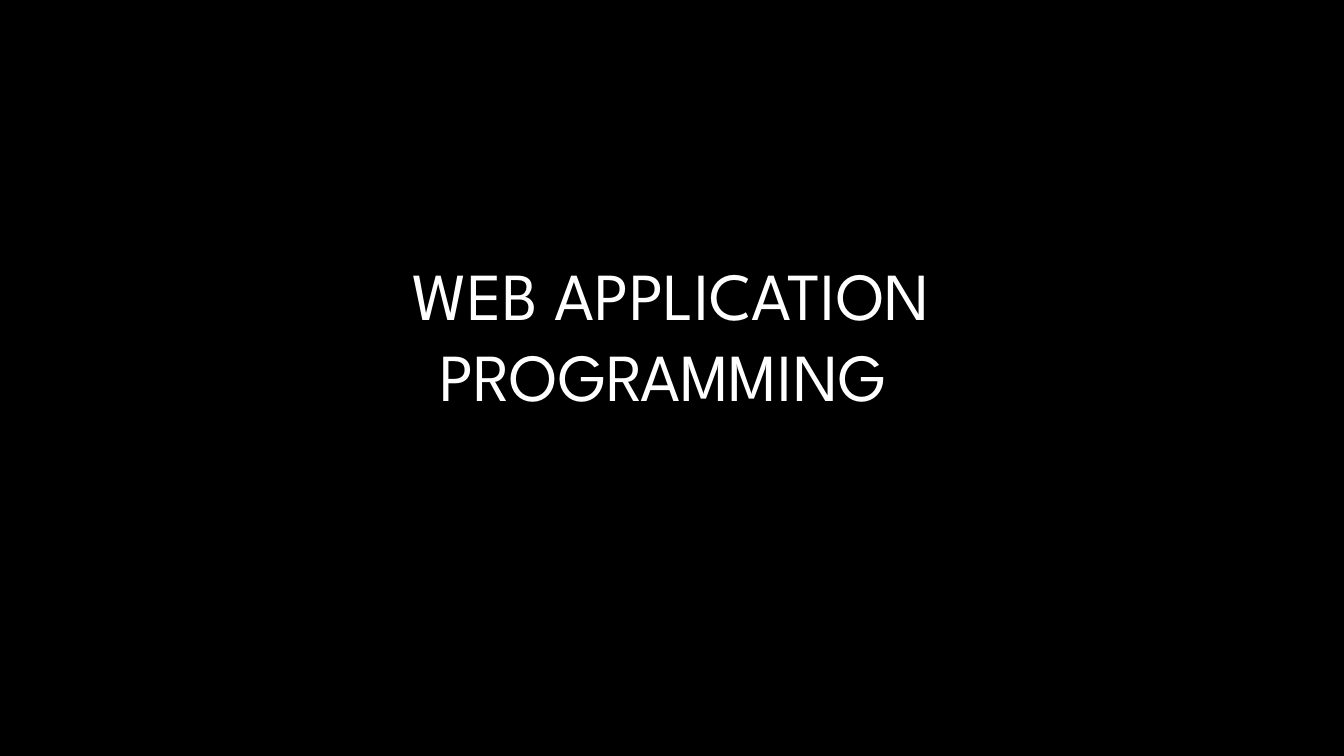
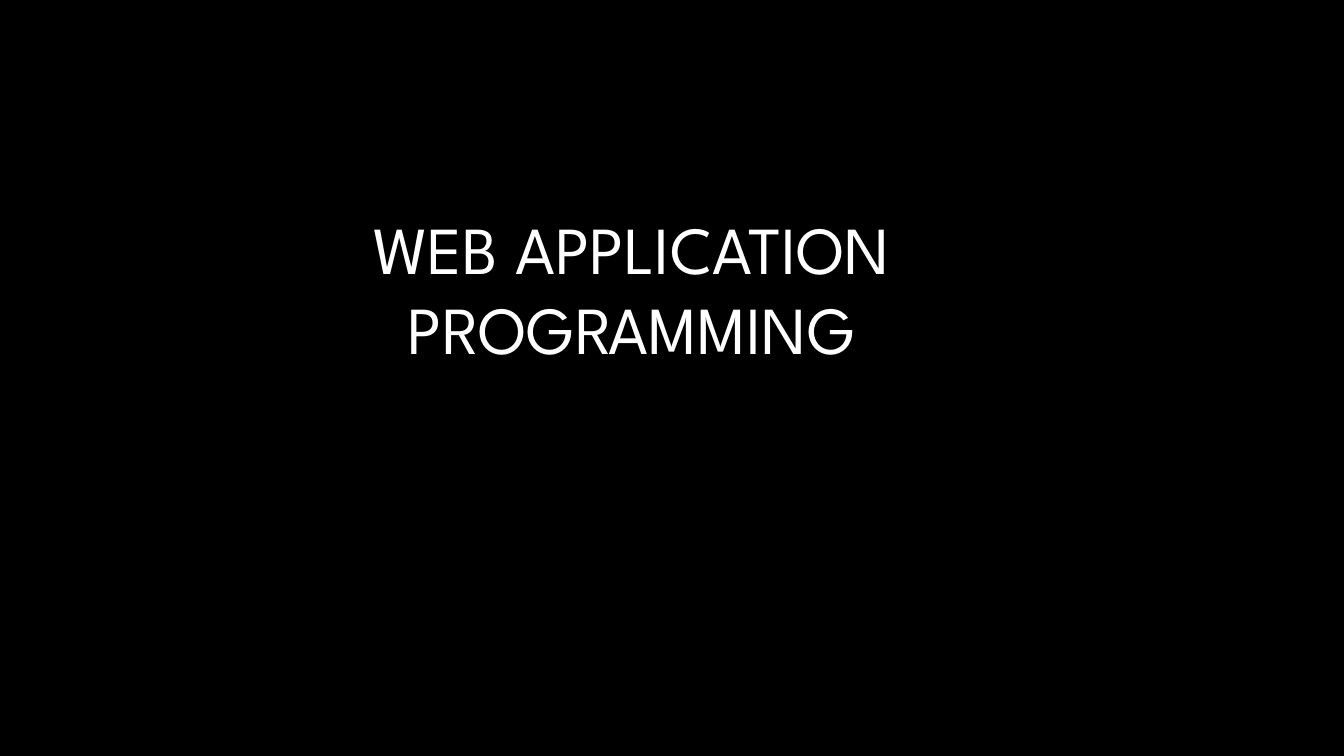
Before and after one commit to saahithhegde/webapplication, a slide deck: slide 1 of web_application_programming.pptx. Drawn at 1344x756 pixels with LibreOffice and Linux fonts; fonts in the diff are those of the drawing; background and template pictures are left out. Boxes give left, top, right and bottom in pixels: in the first picture for what was removed or moved away, otherwise in the second. Text is boxed around its words. In the diff, an @@ line names an element or a change of style, - is before the commit and + after.

```diff
--- a/web_application_programming.pptx
+++ b/web_application_programming.pptx
@@ title "WEB APPLICATION PROGRAMMING": place and size @@
-title "WEB APPLICATION PROGRAMMING" at [413, 275, 930, 402]
+title "WEB APPLICATION PROGRAMMING" at [373, 229, 890, 355]
```
Also in this commit, not shown: 3 other slides changed, 13 slides added.
